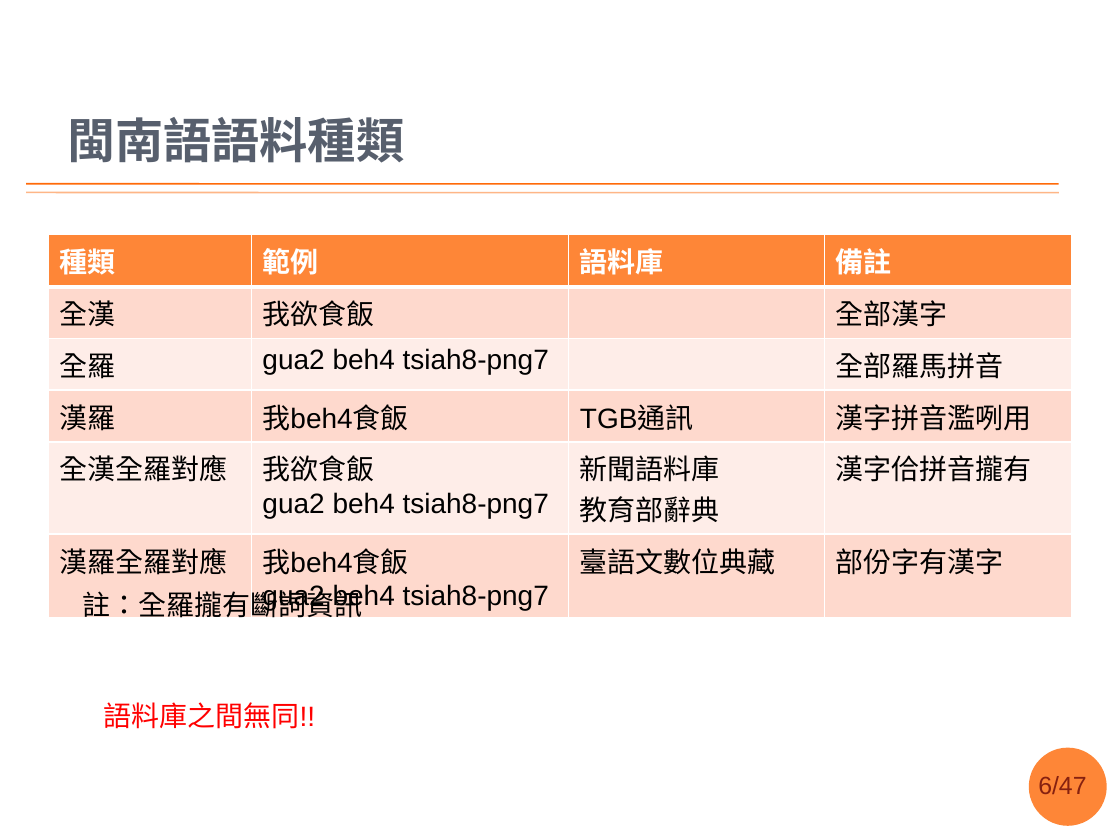
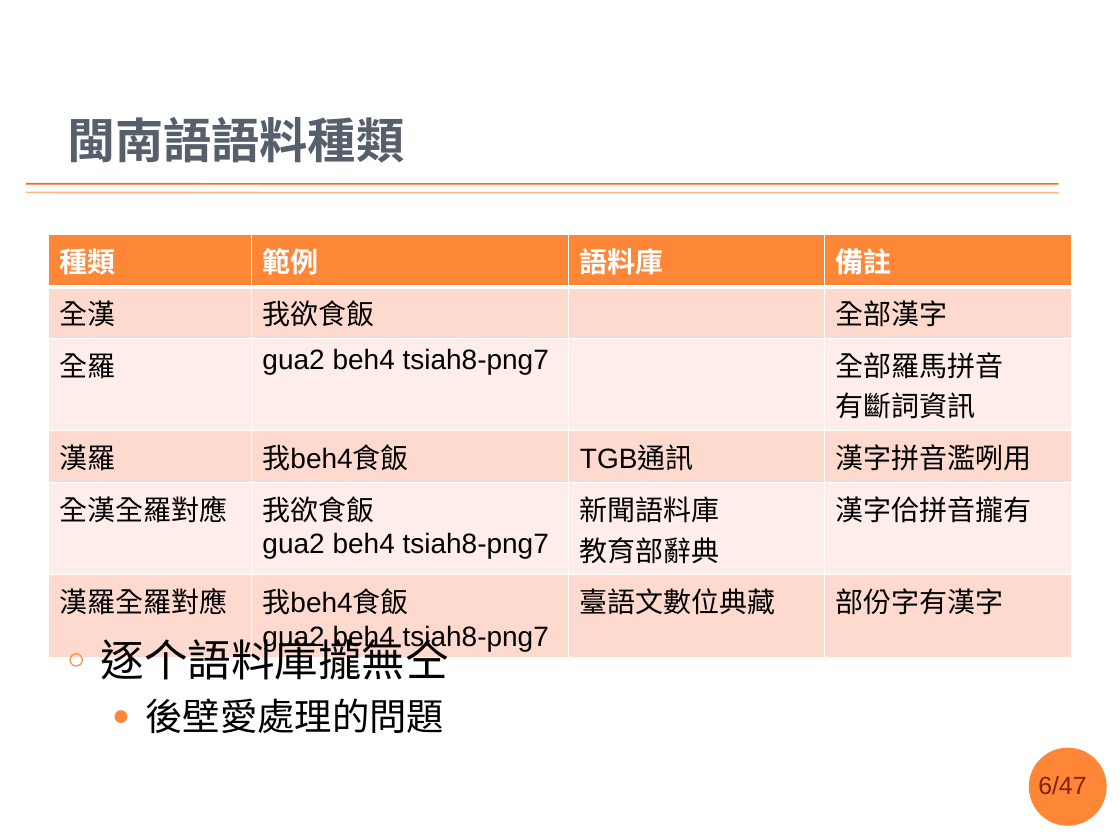
Before and after one commit to sih4sing5hong5/po3-ko3_tau5-iann2-phinn3, a slide deck: slide 6 of 翻譯報告.pptx. Drawn at 1120x840 pixels with LibreOffice and Linux fonts; fonts in the diff are those of the drawing; background and template pictures are left out. Boxes give left, top, right and bottom in pixels: in the first picture for what was removed or moved away, otherwise in the second. Text is boxed around its words. In the diff, an @@ line names an element or a change of style, - is before the commit and + after.

```diff
--- a/翻譯報告.pptx
+++ b/翻譯報告.pptx
@@ table at <box>48,235,1070,655</box> @@
-row 3, column 4: 全部羅馬拼音
+row 3, column 4: 全部羅馬拼音 / 有斷詞資訊
@@ text removed at <box>82,587,362,623</box> @@
-註：全羅攏有斷詞資訊
@@ text added at <box>101,632,449,733</box>, 28 pt, text #000000 @@
+○ 逐个語料庫攏無仝
+  ● 後壁愛處理的問題
@@ text removed at <box>104,702,316,729</box> @@
-語料庫之間無同!!
```
Also in this commit, not shown: 8 other slides changed, 1 slide removed.
